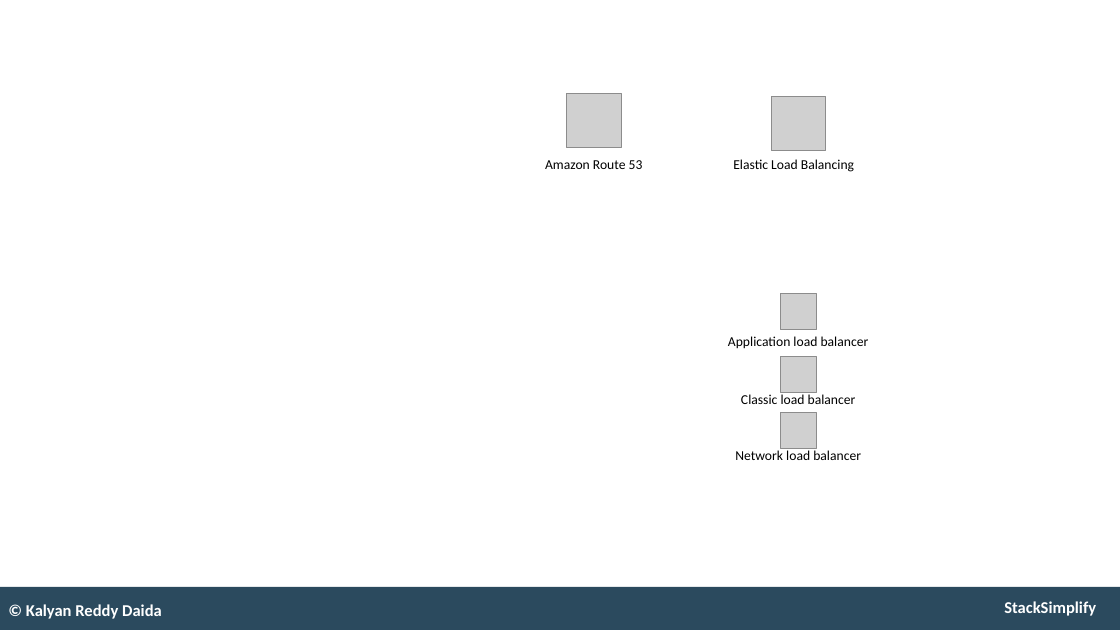
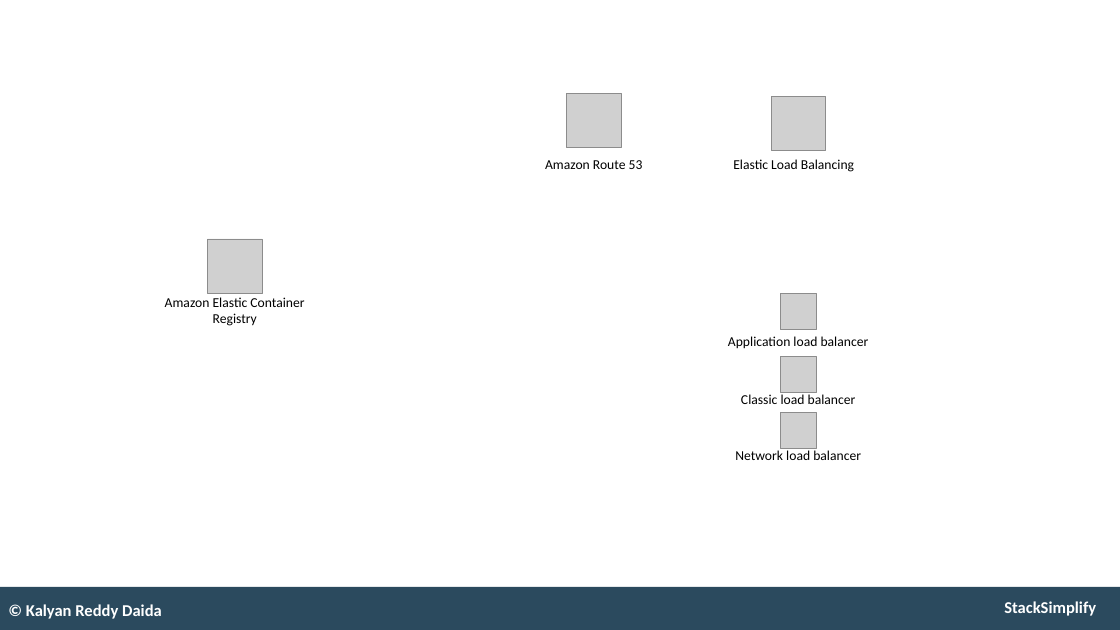
Before and after one commit to talvionyx/aws-eks-kubernetes-masterclass, a slide deck: slide 124 of presentation/AWS-Fargate-and-EKS-Masterclass.pptx (slide 119 before the commit). Drawn at 1120x630 pixels with LibreOffice and Linux fonts; fonts in the diff are those of the drawing; grey boxes stand for pictures. Boxes give left, top, right and bottom in pixels: in the first picture for what was removed or moved away, otherwise in the second. Text is boxed around its words. In the diff, an @@ line names an element or a change of style, - is before the commit and + after.

```diff
--- a/presentation/AWS-Fargate-and-EKS-Masterclass.pptx
+++ b/presentation/AWS-Fargate-and-EKS-Masterclass.pptx
@@ picture added at [208,239,262,293] @@
@@ text added at [165,297,304,326], 14 pt, text #000000 @@
+Amazon Elastic Container Registry
```
Also in this commit, not shown: 1 other slide changed, 5 slides added.
